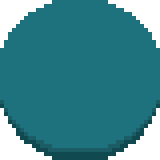
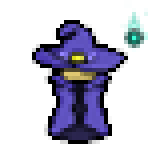
The second w=160, h=160 image is a revision of the first. Changes to its layers:
added layer "Слой 2" above "Эллипс 2" over [32, 0, 148, 144]
hid "Эллипс 2" over [0, 0, 160, 152]
hid "Эллипс 1" over [0, 0, 160, 160]
